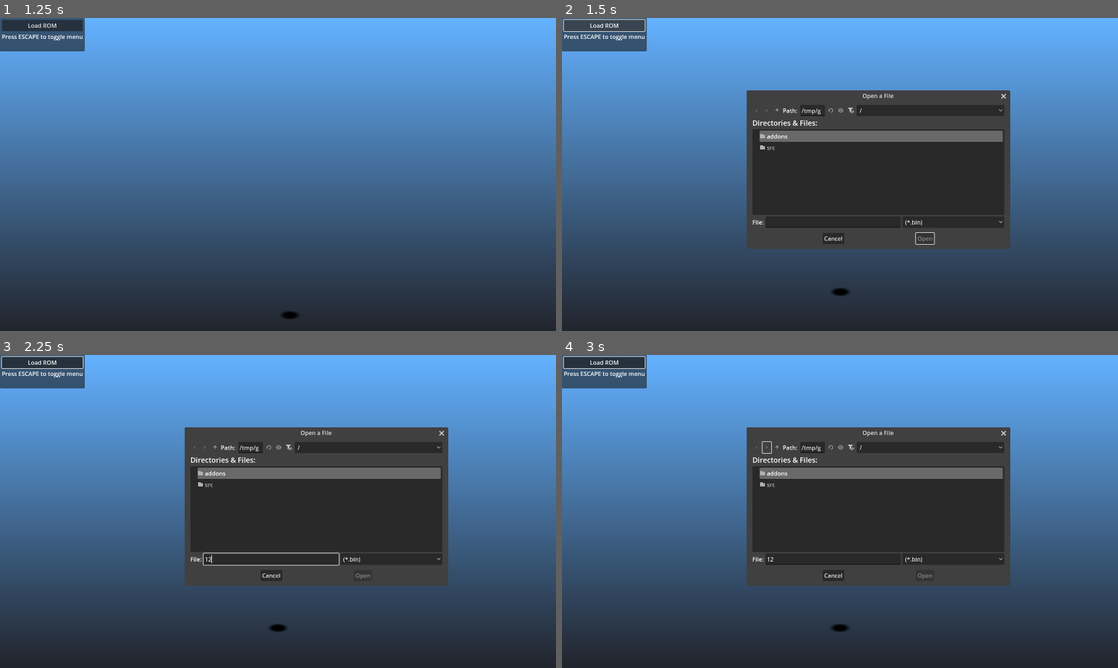
Above: before the commit, frames 1-4 (two rows, left to right).
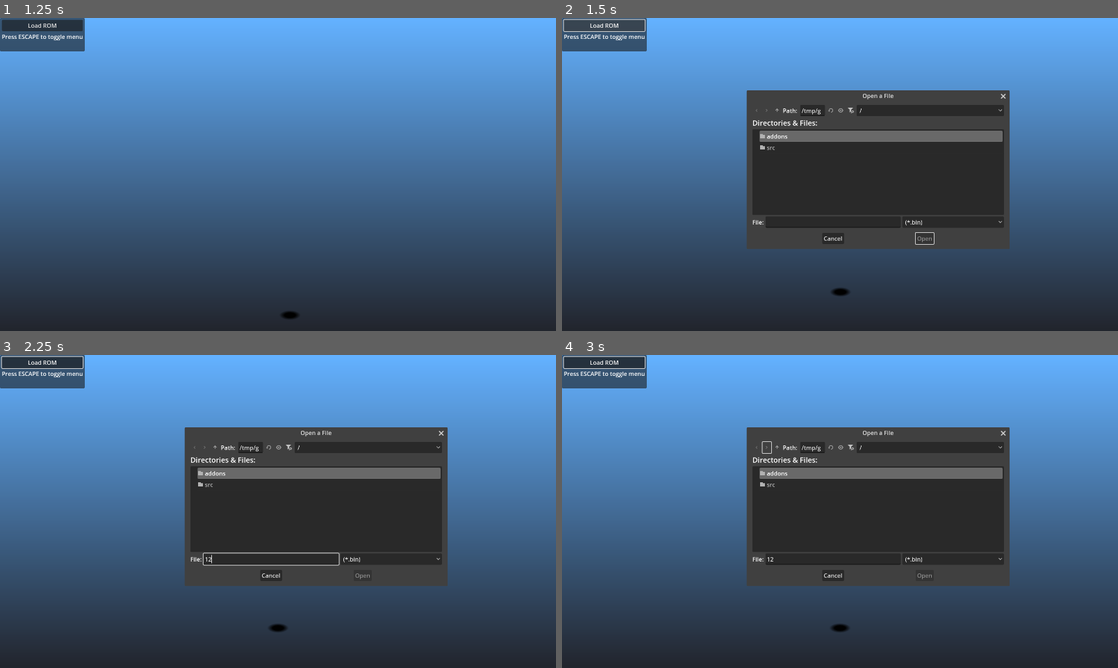
Above: after the commit, the same moments.

Repository: mrgudenheim/TacticsEngineG
Game: Godot game, scene res://src/Map/map_viewer.tscn
Same seed, same stepped clock (60 frames per second), same inputs: the game is played once before the commit and once after it.
Inputs (mouse positions are in pixels of both pictures, inside the frame that each line leads up to):
- Up to frame 1 (1.25 s): tap Enter (ui_accept) at 0.5, 0.77 s; move the mouse to (400, 158) at 0.52 s; hold D from 0.53 s (still down); tap Down (camera_down) at 0.6 s; click (400, 158) at 0.67 s
- Up to frame 2 (1.5 s): release D at 1.25 s; click "Load ROM" at 1.25 s
- Up to frame 3 (2.25 s): click (272, 558) at 2.02 s; type "12" at 2.1 s
- Up to frame 4 (3 s): click (767, 448) at 2.75 s

Frame 1 is identical in both runs. In frame 2, 0.1% of the frame differs, in the area x 47-81%, y 23-74%; in frame 3, 0.1%; in frame 4, 0.1%.
Error in both runs: Invalid access to property or key 'sequences' on a base object of type 'Nil'. (res://src/Unit/unit_animation_manager.gd:498)

Commit message:
fixed typo

Diff:
--- a/src/Unit/unit.gd
+++ b/src/Unit/unit.gd
@@ -211,14 +211,14 @@
 
 func update_animation_facing() -> void:
 	var unt_facing_vector: Vector3 = FacingVectors[facing]
-	var camear_facing_vector: Vector3 = controller.CameraFacingVectors[controller.camera_facing]
-	#var facing_difference: Vector3 = camear_facing_vector - unt_facing_vectorwad
+	var camera_facing_vector: Vector3 = controller.CameraFacingVectors[controller.camera_facing]
+	#var facing_difference: Vector3 = camera_facing_vector - unt_facing_vectorwad
 
 	var unit_facing_angle = fposmod(rad_to_deg(atan2(unt_facing_vector.z, unt_facing_vector.x)), 360)
-	var camera_facing_angle = fposmod(rad_to_deg(atan2(-camear_facing_vector.z, -camear_facing_vector.x)), 360)
+	var camera_facing_angle = fposmod(rad_to_deg(atan2(-camera_facing_vector.z, -camera_facing_vector.x)), 360)
 	var facing_difference_angle = fposmod(camera_facing_angle - unit_facing_angle, 360)
 
-	#push_warning("Difference: " + str(facing_difference) + ", UnitFacing: " + str(unt_facing_vector) + ", CameraFacing: " + str(camear_facing_vector))
+	#push_warning("Difference: " + str(facing_difference) + ", UnitFacing: " + str(unt_facing_vector) + ", CameraFacing: " + str(camera_facing_vector))
 	push_warning("Difference: " + str(facing_difference_angle) + ", UnitFacing: " + str(unit_facing_angle) + ", CameraFacing: " + str(camera_facing_angle))
 	#push_warning(rad_to_deg(atan2(facing_difference.z, facing_difference.x)))
 
